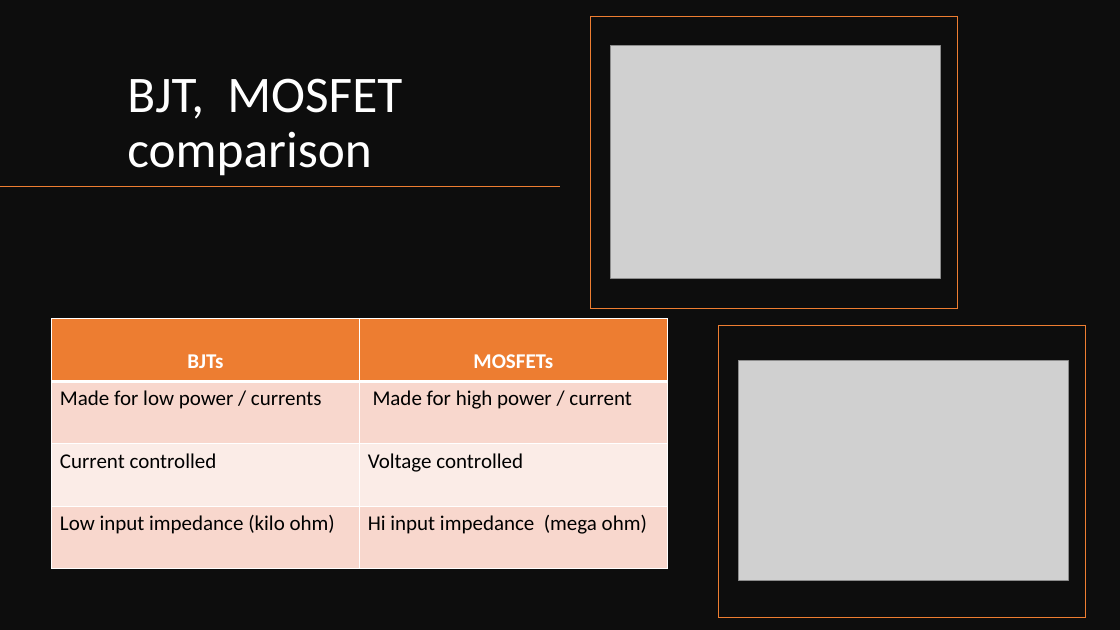
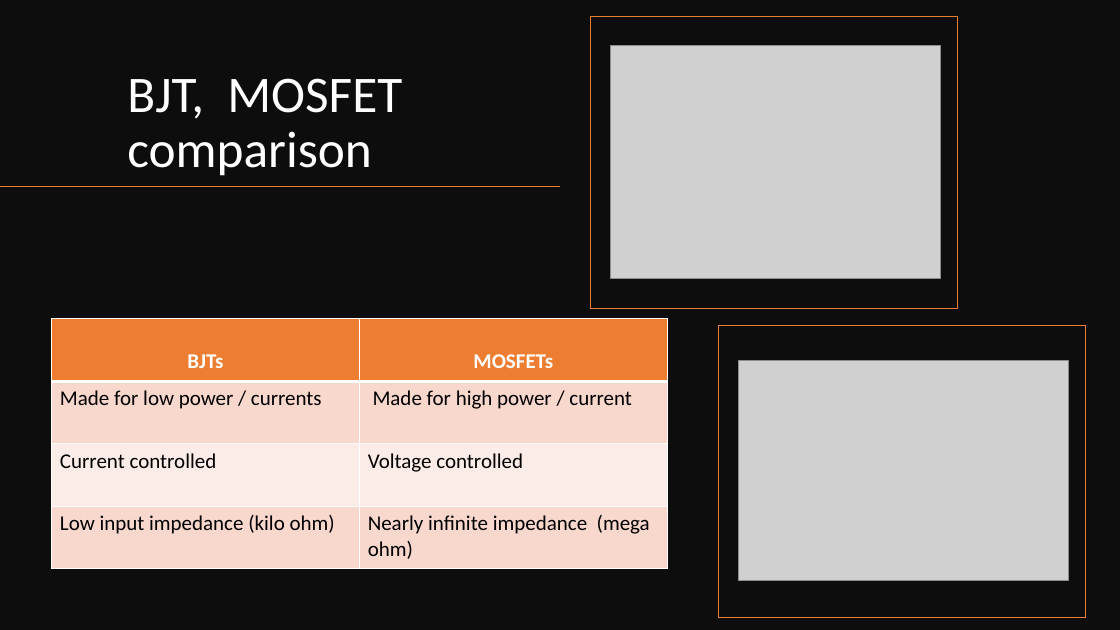
Before and after one commit to Team-Sagittarius-ENTC/Linear-Power-Supply, a slide deck: slide 5 of assignments_material/LPS-progress-review-december_2021.pptx. Drawn at 1120x630 pixels with LibreOffice and Linux fonts; fonts in the diff are those of the drawing; grey boxes stand for pictures. Boxes give left, top, right and bottom in pixels: in the first picture for what was removed or moved away, otherwise in the second. Text is boxed around its words. In the diff, an @@ line names an element or a change of style, - is before the commit and + after.

```diff
--- a/assignments_material/LPS-progress-review-december_2021.pptx
+++ b/assignments_material/LPS-progress-review-december_2021.pptx
@@ table at (51, 319, 666, 570) @@
-row 4, column 2: Hi input impedance (mega ohm)
+row 4, column 2: Nearly infinite impedance (mega ohm)
```
Also in this commit, not shown: 1 other slide changed, 1 slide added, 2 other files.
